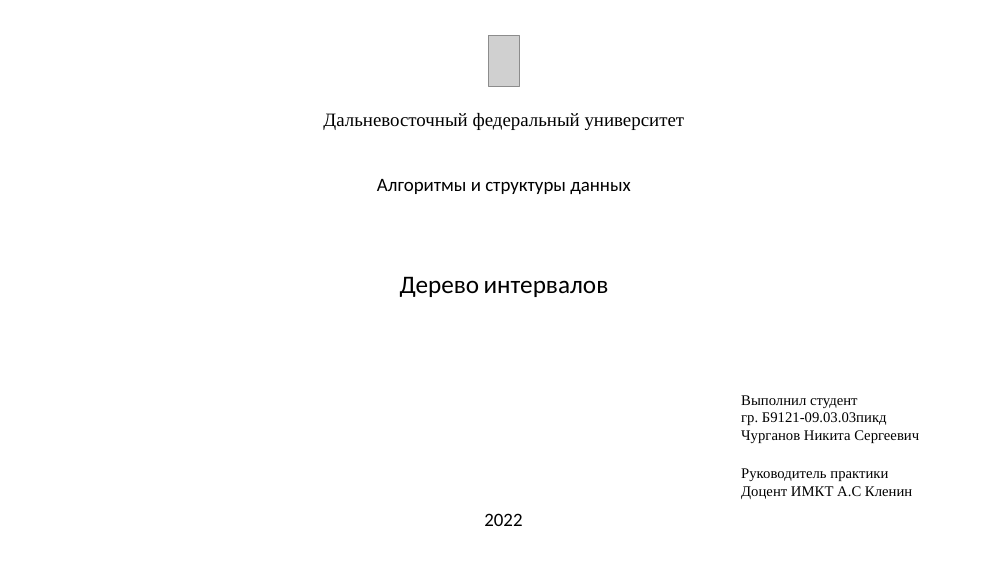
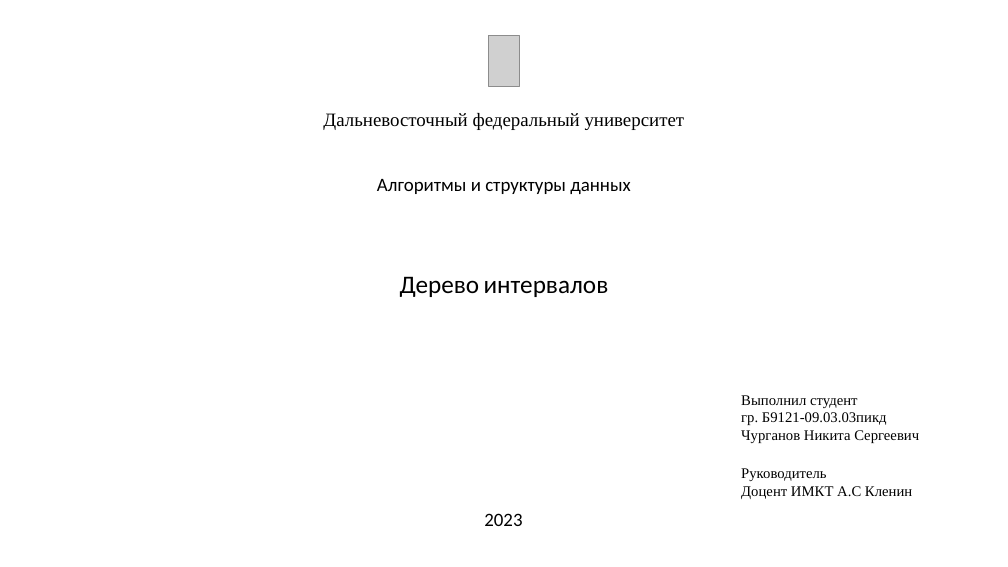
Before and after one commit to nikitachurganov/Interval-Tree, a slide deck: slide 1 of АиСД дерево.pptx. Drawn at 1008x567 pixels with LibreOffice and Linux fonts; fonts in the diff are those of the drawing; grey boxes stand for pictures. Boxes give left, top, right and bottom in pixels: in the first picture for what was removed or moved away, otherwise in the second. Text is boxed around its words. In the diff, an @@ line names an element or a change of style, - is before the commit and + after.

```diff
--- a/АиСД дерево.pptx
+++ b/АиСД дерево.pptx
@@ text at (741, 468, 826, 481): text changed @@
-Руководитель практики
+Руководитель
@@ text at (484, 513, 522, 526): text changed @@
-2022
+2023
```
Also in this commit, not shown: 11 other slides changed, 8 other files.
